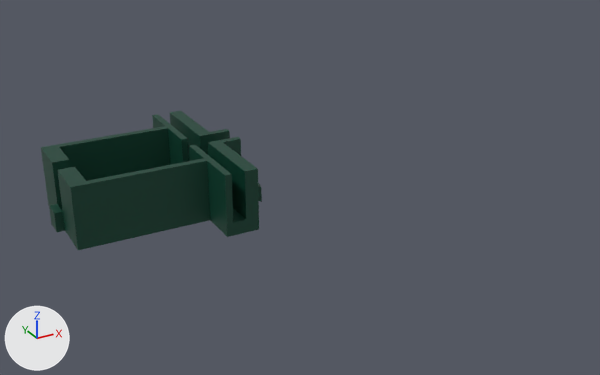
An edit to the Blender file Assets/Models/citadel_environment.blend, drawn before and after from the same camera.
Both versions are drawn from a 50 mm lens placed at (-220.0, -287.0, 168.0), pointed at (-21.0, 75.0, -13.0). The lights are fixed; the arrows at lower left show +X, +Y and +Z. The same objects are shown in both versions, whatever each file hides.
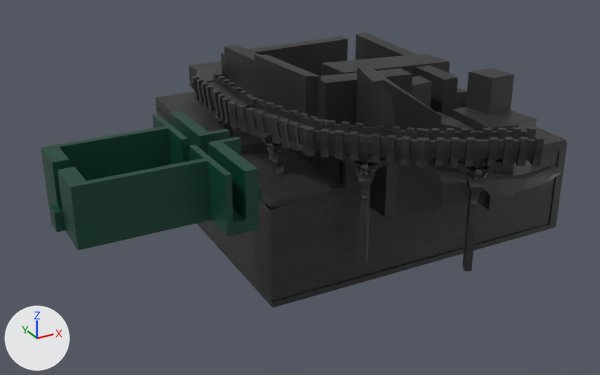
Changed parts and their boxes [x1, y1, x2, y2] in the pictures (600 x 375 px):
'Cube.001', reshaped, modifiers changed (137% wider, 97% taller): before [41, 111, 262, 250]; after [41, 33, 567, 308]
part 1 of me_cube_001, added (black): after [41, 33, 567, 308]

Patch to the scene script:
```diff
--- a/Assets/Models/citadel_environment.blend.py
+++ b/Assets/Models/citadel_environment.blend.py
@@ me_cube_001 @@
 # used by ob_cube_001; location = (-18.5, 0.0, -21.0)
-me_cube_001.from_pydata(...)  # 108 vertices, 99 faces; spans x -147.7..-64.4, y -37.6..0.0, z 46.0..74.9
+me_cube_001.from_pydata(...)  # 8924 vertices, 8777 faces, 1 loose edge; spans x -147.7..138.6, y -42.1..198.0, z -56.0..81.0
+# me_cube_001 part 1: 8640 vertices added at x -147.7..138.6, y -42.1..198.0, z -56.0..81.0
 me_cube_001.materials.append(mat_material)
+me_cube_001.materials.append(mat_material_001)  # picture img_stone_png
@@ ob_cube_001 @@
 ob_cube_001.location = (-18.5, 0.0, -21.0)
-_m = ob_cube_001.modifiers.new('Mirror', 'MIRROR')
-_m.use_axis = (False, True, False)
-_m.use_clip = True
```
